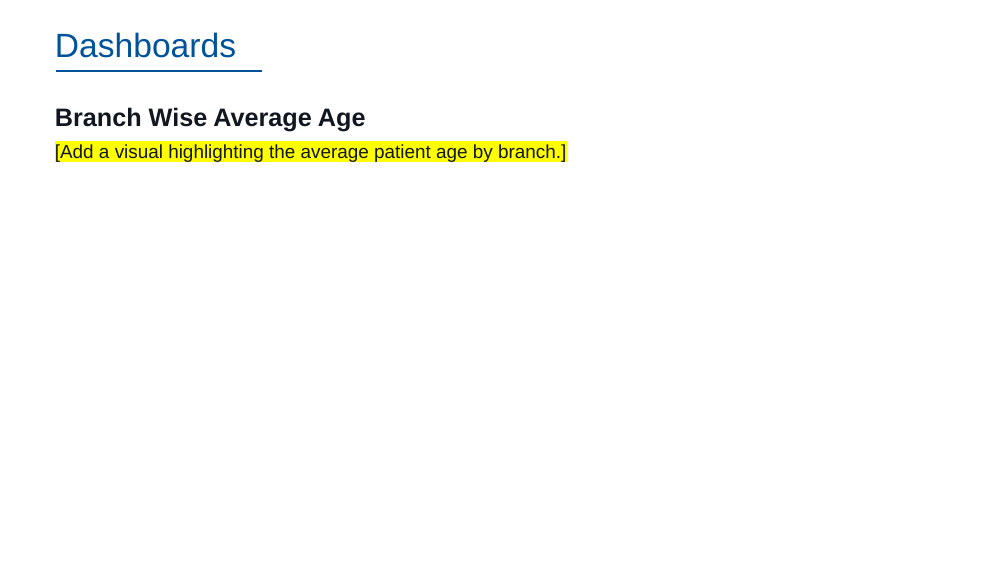
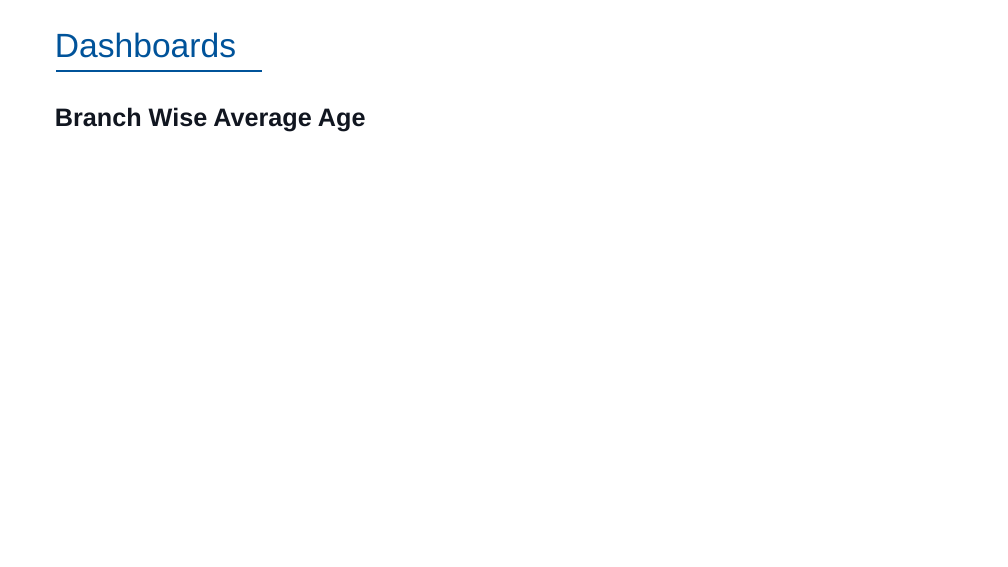
Before and after one commit to dennislamcv1/IBMSA, a slide deck: slide 24 of Systems Analyst Capstone Project/Final SubmissionDL.pptx. Drawn at 1008x567 pixels with LibreOffice and Linux fonts; fonts in the diff are those of the drawing; background and template pictures are left out. Boxes give left, top, right and bottom in pixels: in the first picture for what was removed or moved away, otherwise in the second. Text is boxed around its words. In the diff, an @@ line names an element or a change of style, - is before the commit and + after.

```diff
--- a/Systems Analyst Capstone Project/Final SubmissionDL.pptx
+++ b/Systems Analyst Capstone Project/Final SubmissionDL.pptx
@@ text at (55,144,566,162): paragraph removed @@
-[Add a visual highlighting the average patient age by branch.]
```
Also in this commit, not shown: 10 other slides changed, 6 other files.
